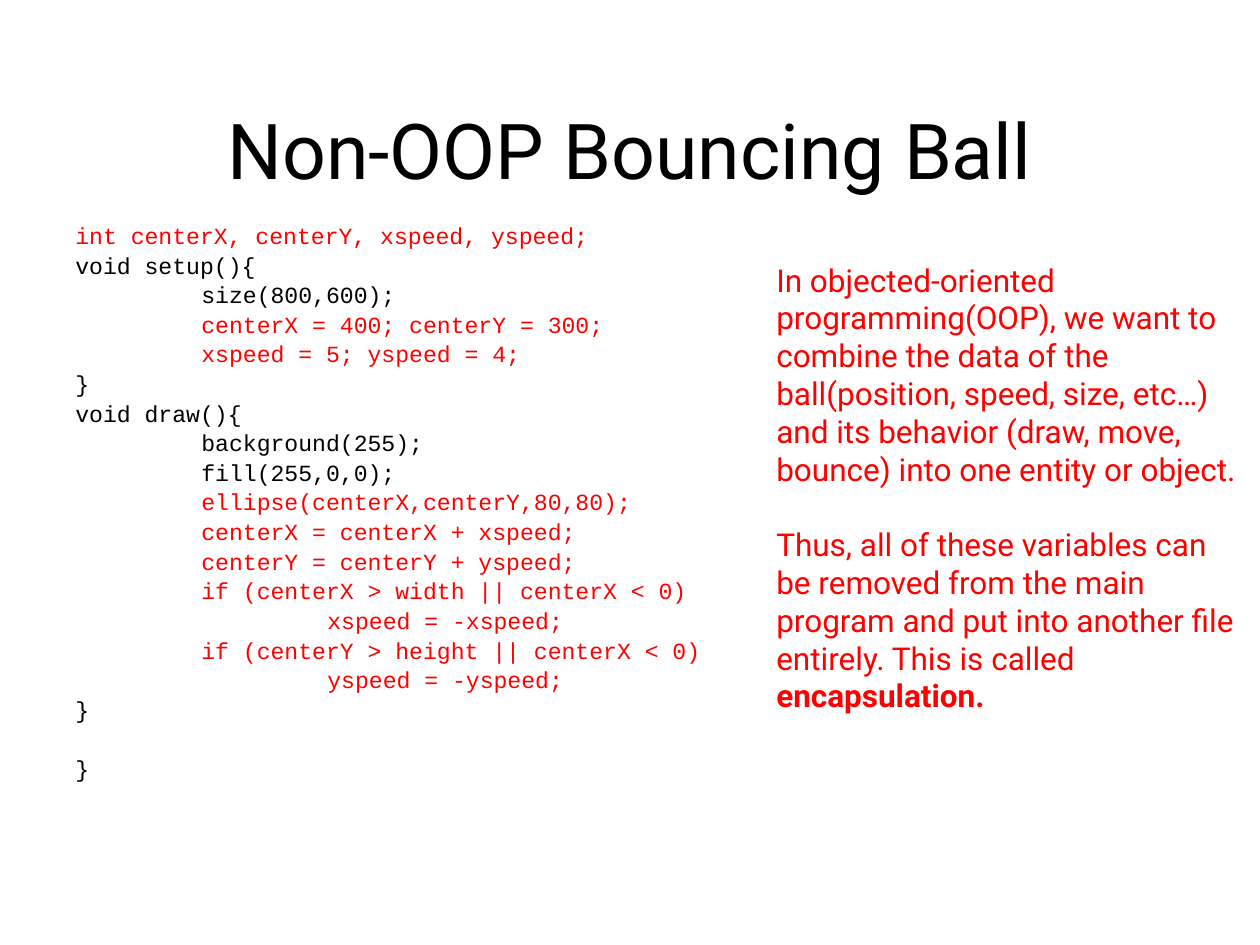
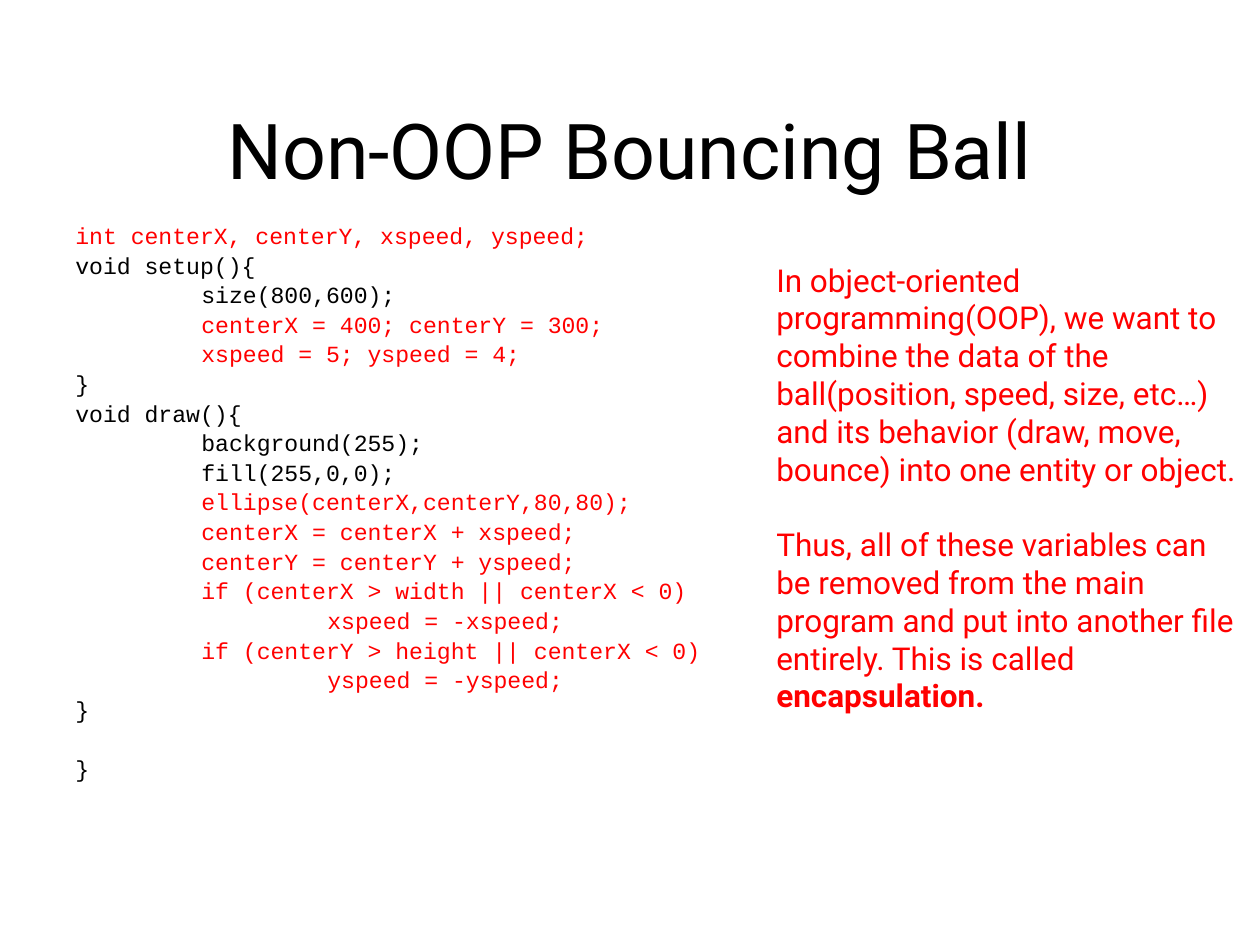
Before and after one commit to LongBaoNguyen/longbaonguyen.github.io, a slide deck: slide 21 of courses/apcsp/lecture11.ppt (slide 27 before the commit). Drawn at 1260x945 pixels with LibreOffice and Linux fonts; fonts in the diff are those of the drawing; background and template pictures are left out. Boxes give left, top, right and bottom in pixels: in the first picture for what was removed or moved away, otherwise in the second. Text is boxed around its words. In the diff, an @@ line names an element or a change of style, - is before the commit and + after.

```diff
--- a/courses/apcsp/lecture11.ppt
+++ b/courses/apcsp/lecture11.ppt
@@ text at (776, 268, 1236, 488): text changed @@
-In objected-oriented programming(OOP), we want to combine the data of the ball(position, speed, size, etc…) and its behavior (draw, move, bounce) into one entity or object.
+In object-oriented programming(OOP), we want to combine the data of the ball(position, speed, size, etc…) and its behavior (draw, move, bounce) into one entity or object.
```
Also in this commit, not shown: 13 other slides changed, 13 slides removed, 4 other files.
